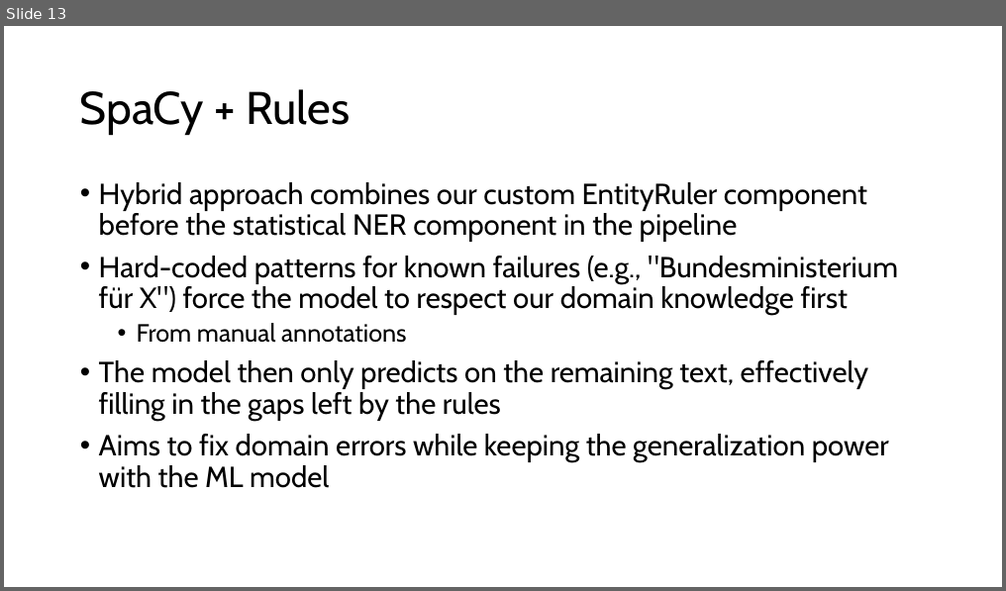
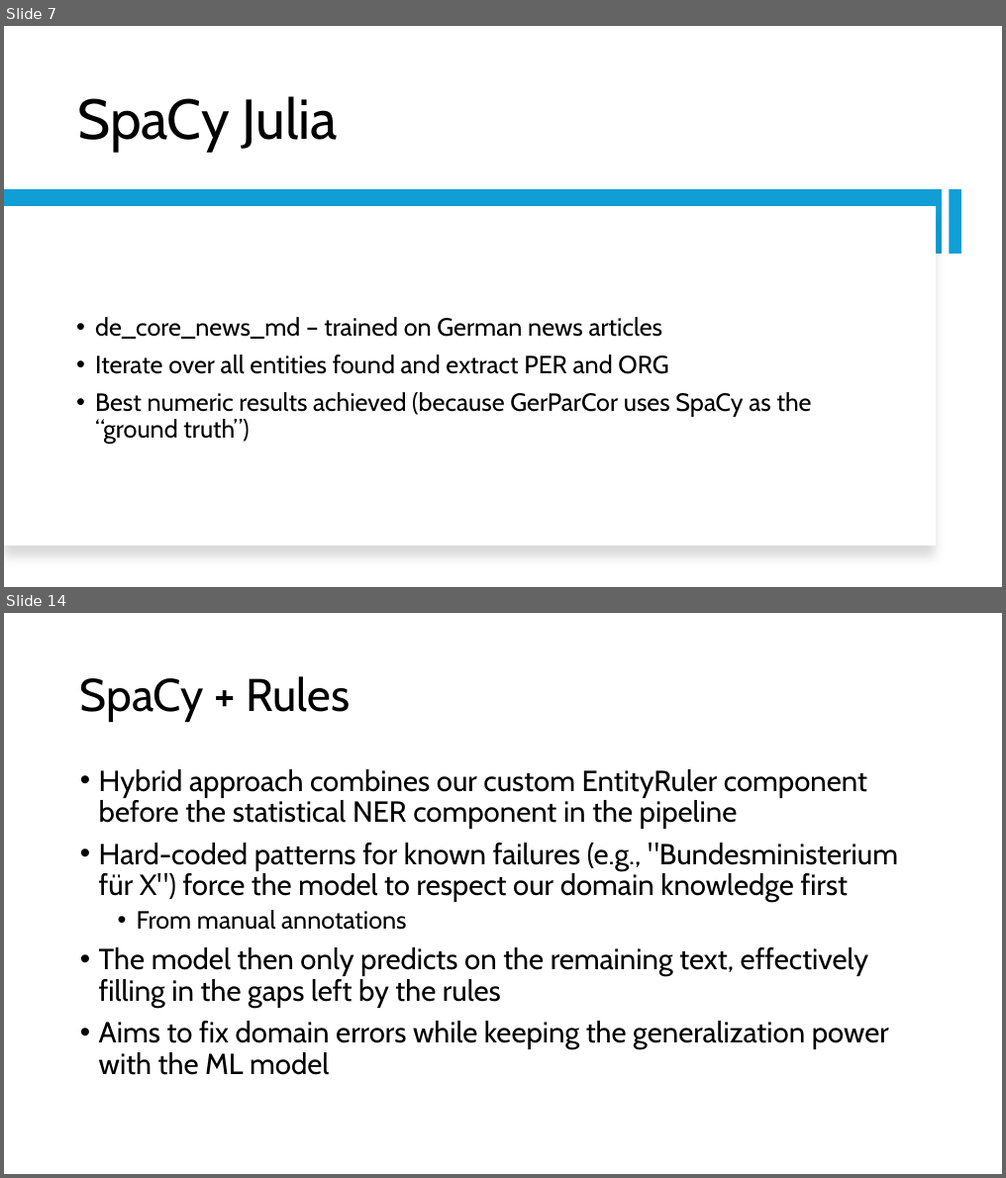
Before and after one commit to kiliankoeck/NLP, a slide deck: NLP-Group18.pptx. Shown one above the other, each under a label of ours: slide 13 before the commit, slides 7 and 14 after it; the slides between them are not shown. The pictures are 1006x591 and 1006x1178 pixels, drawn with LibreOffice and Linux fonts; fonts in the diff are those of the drawing. Boxes give left, top, right and bottom in pixels: in the first picture for what was removed or moved away, otherwise in the second. Text is boxed around its words. In the diff, an @@ line names an element or a change of style, - is before the commit and + after.

```diff
--- a/NLP-Group18.pptx
+++ b/NLP-Group18.pptx
@@ slide 7 added at <box>4,26,1002,587</box>, background #FFFFFF @@
@@ title added at <box>77,96,338,152</box>, 54 pt, text #000000 @@
+SpaCy Julia
@@ rectangle added at <box>4,190,943,254</box>, fill #0F9ED5 @@
@@ rectangle added at <box>948,190,961,254</box>, fill #0F9ED5 @@
@@ rectangle added at <box>4,206,936,547</box>, fill #FFFFFF @@
@@ text added at <box>95,317,812,444</box>, 24 pt, text #000000 @@
+• de_core_news_md – trained on German news articles
+• Iterate over all entities found and extract PER and ORG
+• Best numeric results achieved (because GerParCor uses SpaCy as the “ground truth”)
@@ what was slide 13 is now slide 14 @@
```
Also in this commit, not shown: 7 slides changed, 5 other slides added, 5 slides removed.
